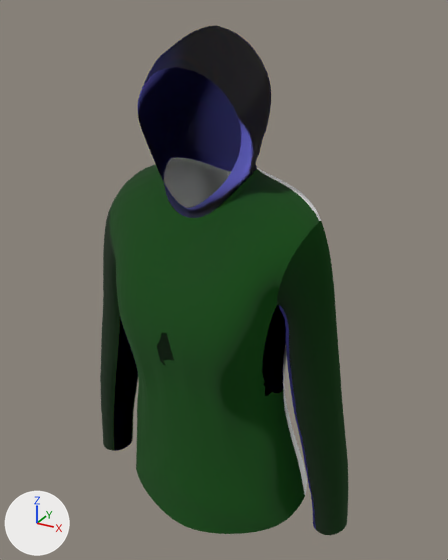
The glTF model public/models/W1/long-sleeve-hitting-tees-with-hood.glb as it was, and as the next commit left it.
Before and after are seen from a 50 mm camera at (0.117, -0.208, 0.133) aimed at (0.002, 0.001, 0.029). Lighting does not change. The marker at lower left points along +X, +Y and +Z. Where no turn or scale is listed for an object, it has been applied to the vertices. Vertices at the same position are counted once.

In view in the first picture: 'Dress_1_Group6255_0003_Dress_1_Group6255_0003'.
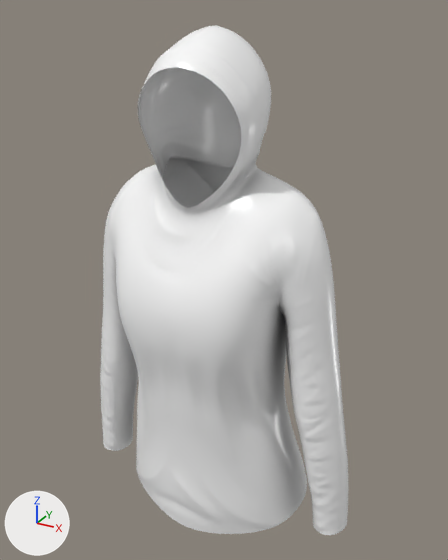
Where the change shows, as pixel boxes (x1, y1, x2, y2) in the pictures (448 x 560 px):
'Dress_1_Group6255_0003_Dress_1_Group6255_0003', surface changed, recoloured (green to white)
    both: (100, 25, 348, 535)

The change, as a diff of the scene's bpy script:
```diff
--- a/public/models/W1/long-sleeve-hitting-tees-with-hood.glb.py
+++ b/public/models/W1/long-sleeve-hitting-tees-with-hood.glb.py
@@ img_image_1 @@
-img_image_1 = load_image('Image_1', '_unpacked/Image_1', 2048, 2048, 'sRGB')
+img_image_1 = load_image('Image_1', '_unpacked/Image_1', 2048, 2048, 'Non-Color')
@@ img_image_3 @@
-img_image_3 = load_image('Image_3', '_unpacked/Image_3', 2048, 2048, 'sRGB')
+img_image_3 = load_image('Image_3', '_unpacked/Image_3', 2048, 2048, 'Non-Color')
@@ img_image_2 @@
-img_image_2 = load_image('Image_2', '_unpacked/Image_2', 2048, 2048, 'Non-Color')
+img_image_2 = load_image('Image_2', '_unpacked/Image_2', 2048, 2048, 'sRGB')
@@ img_image_9 @@
-img_image_9 = load_image('Image_9', '_unpacked/Image_9', 2048, 2048, 'sRGB')
+img_image_9 = load_image('Image_9', '_unpacked/Image_9', 2048, 2048, 'Non-Color')
@@ mat_arms @@
+mat_arms = bpy.data.materials.new('Arms')
+# uses the picture img_image_12
+# uses the picture img_image_13
+# uses the picture img_image_14
@@ mat_arm_int @@
+mat_arm_int = bpy.data.materials.new('Arm int')
+# uses the picture img_image_10
+# uses the picture img_image_11
+# uses the picture img_image_9
@@ mat_rear @@
+mat_rear = bpy.data.materials.new('Rear')
+# uses the picture img_image_6
+# uses the picture img_image_7
+# uses the picture img_image_8
@@ mat_hood @@
+mat_hood = bpy.data.materials.new('Hood')
+# uses the picture img_image_0
+# uses the picture img_image_1
+# uses the picture img_image_2
@@ mat_front @@
+mat_front = bpy.data.materials.new('Front')
+# uses the picture img_image_3
+# uses the picture img_image_4
+# uses the picture img_image_5
@@ me_dress_1_group6255_0003_dress_1_group6255_0003 @@
 me_dress_1_group6255_0003_dress_1_group6255_0003.from_pydata(...)  # 6059 vertices, 11944 faces; spans x -0.065..0.065, y -0.039..0.033, z -0.08..0.127
-me_dress_1_group6255_0003_dress_1_group6255_0003.materials.append(mat_blinn2)
-me_dress_1_group6255_0003_dress_1_group6255_0003.materials.append(mat_dress_1_group6255_0003_dress_1_group6255_0003_blinn)
-me_dress_1_group6255_0003_dress_1_group6255_0003.materials.append(mat_blinn4)
-me_dress_1_group6255_0003_dress_1_group6255_0003.materials.append(mat_blinn3)
-me_dress_1_group6255_0003_dress_1_group6255_0003.materials.append(mat_blinn1)
+# me_dress_1_group6255_0003_dress_1_group6255_0003 part 1: texture (UV) coordinates of 11944 of 11944 faces, centred in x -0.065..0.065, y -0.039..0.033, z -0.08..0.127, changed; they spanned u 0.0..1.0, v 0.02..1.0 and now span u 0.0..1.0, v 0.35..0.99
+me_dress_1_group6255_0003_dress_1_group6255_0003.materials.append(mat_hood)
+me_dress_1_group6255_0003_dress_1_group6255_0003.materials.append(mat_front)
+me_dress_1_group6255_0003_dress_1_group6255_0003.materials.append(mat_rear)
+me_dress_1_group6255_0003_dress_1_group6255_0003.materials.append(mat_arm_int)
+me_dress_1_group6255_0003_dress_1_group6255_0003.materials.append(mat_arms)
```
